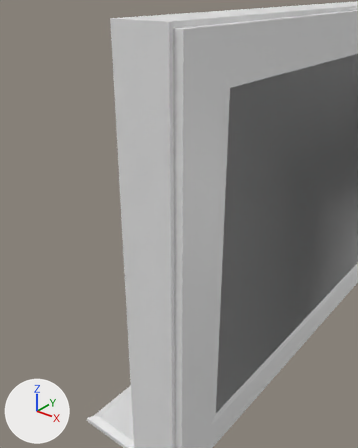
Before and after pictures for a commit that changed the FBX model bachelor/Assets/Prefabs/Models/Window.fbx.
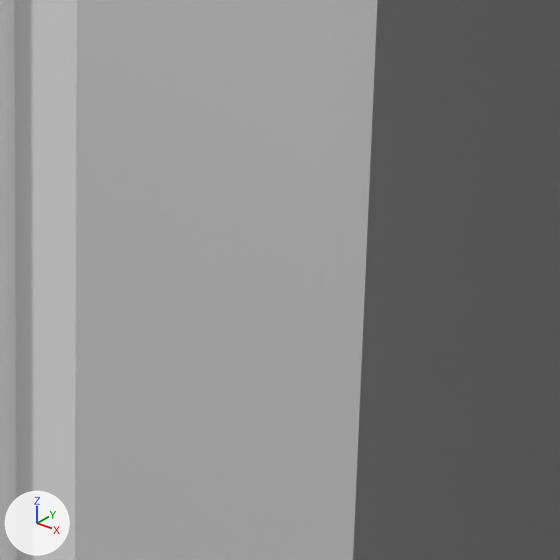
Old and new are each drawn from a camera (50 mm lens) standing at (1.257, -2.869, 1.263) and looking at (0.021, -1.324, 0.306) and again close up on the part from 48% to 69% of the width and 53% to 70% of the height. Every picture has the same lights, and +X, +Y and +Z are marked at lower left. Where no turn or scale is listed for an object, it has been applied to the vertices.

Objects in the first close-up: 'Glass', 'Window', 'Window Frame'.
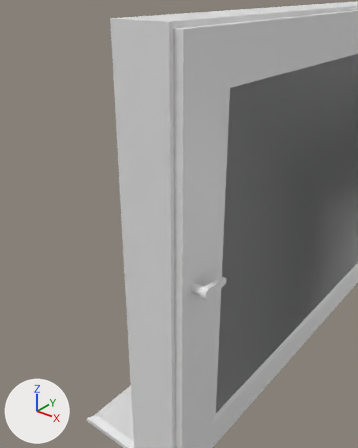
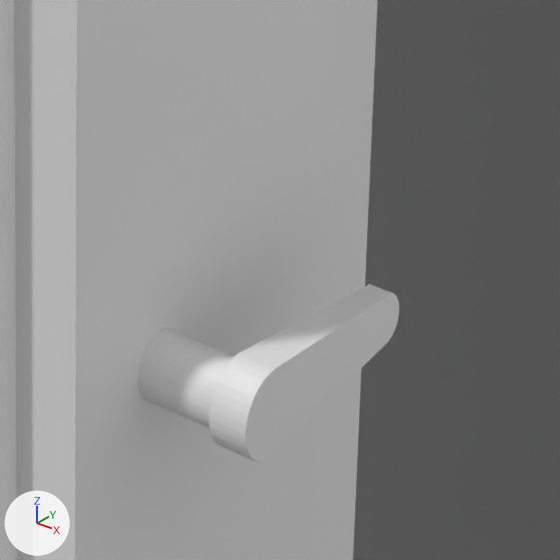
Where the newer file only moved an object's origin or applied its transform, the numbers keep the older frame.

The edits, one by one:
Mesh me_cube_000 is new.
It has 564 vertices, 505 faces and spans x -0.001..0.083, y -2.884..-2.717, z 0.014..0.075.
Object 'DoorHandle' (ob_doorhandle) is new; it shows me_cube_000.
Its location is (0.157, 1.4667, 0.0171).

Pixel boxes [x1, y1, x2, y2] of what changed, in the close-ups (560 x 560 px):
'DoorHandle', added
    after: [137, 284, 399, 462]
